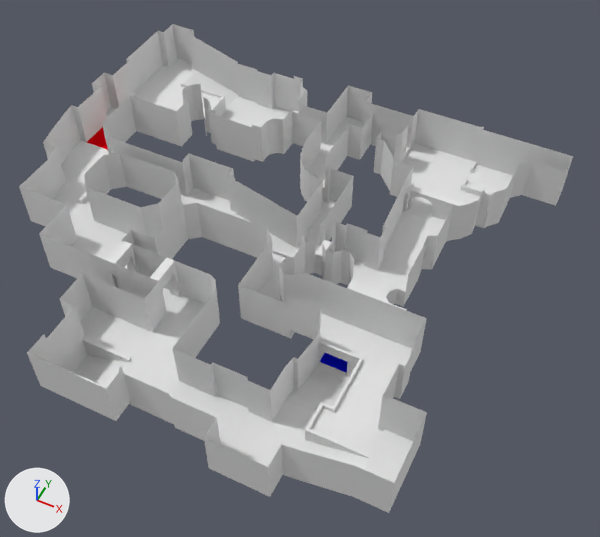
Renders of the Blender file BlendFilesForUnity/Map1.blend from each side of a commit.
Camera for both pictures: a camera (50 mm lens) standing at (112.0, -189.0, 238.0) and looking at (18.0, 0.0, 3.0). The lights are fixed; the arrows at lower left show +X, +Y and +Z.
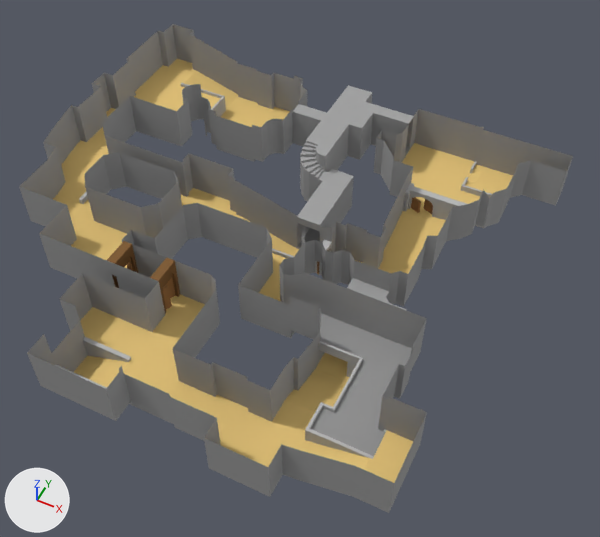
The newer file is also rescaled (x0.739) as a whole; pictures and numbers use the older file's frame.

Pixel boxes [x1, y1, x2, y2] of what changed, in the pictures (600 x 537 px):
```json
{"part": 1, "of": "me_plane_002", "change": "built on", "before": [357, 281, 406, 307], "after": [287, 85, 433, 479]}
{"part": 2, "of": "me_plane_002", "change": "built on", "before": [46, 306, 80, 353], "after": [115, 260, 176, 309]}
{"part": 3, "of": "me_plane_002", "change": "cut back", "after": [105, 136, 112, 154]}
{"part": 4, "of": "me_plane_002", "change": "recoloured", "before": [19, 24, 573, 513], "after": [19, 24, 573, 513]}
{"part": 5, "of": "me_plane_002", "change": "recoloured", "before": [53, 59, 513, 483], "after": [53, 59, 513, 483], "on screen": "white to beige"}
{"part": 6, "of": "me_plane_002", "change": "recoloured", "before": [254, 147, 412, 456], "after": [254, 147, 412, 456], "on screen": "white to grey"}
{"part": 7, "of": "me_plane_002", "change": "recoloured", "before": [55, 83, 492, 459], "after": [55, 83, 492, 459]}
{"part": 8, "of": "me_plane_002", "change": "recoloured", "before": [107, 241, 180, 314], "after": [107, 241, 180, 314], "on screen": "white to brown"}
{"part": 9, "of": "me_plane_002", "change": "recoloured", "before": [320, 353, 348, 373], "after": [320, 353, 348, 373], "on screen": "blue to brown"}
{"part": 10, "of": "me_plane_002", "change": "recoloured", "before": [87, 127, 108, 150], "after": [87, 127, 108, 150], "on screen": "red to brown"}
```

Scene script edits in JSON lines:
```json
{"op": "add", "block": "mat_ground1", "code": ["mat_ground1 = diffuse_material('Ground1')", "mat_ground1.base_color = (0.799, 0.565, 0.202)  # beige #e7c67c"]}
{"op": "add", "block": "mat_walls", "code": ["mat_walls = diffuse_material('Walls')", "mat_walls.base_color = (0.366, 0.366, 0.366)  # grey #a3a3a3"]}
{"op": "add", "block": "mat_wood1", "code": ["mat_wood1 = diffuse_material('Wood1')", "mat_wood1.base_color = (0.352, 0.178, 0.0685)  # brown #a0754a"]}
{"op": "add", "block": "mat_ground2", "code": ["mat_ground2 = diffuse_material('Ground2')", "mat_ground2.base_color = (0.309, 0.309, 0.309)  # grey #979797"]}
{"op": "add", "block": "mat_wood2", "code": ["mat_wood2 = diffuse_material('Wood2')", "mat_wood2.base_color = (0.22, 0.114, 0.0437)  # brown #815f3b"]}
{"op": "add", "block": "mat_brickwall1", "code": ["mat_brickwall1 = diffuse_material('BrickWall1')", "mat_brickwall1.base_color = (0.479, 0.479, 0.479)  # grey #b8b8b8"]}
{"block": "me_plane_002", "where": "# used by ob_plane_001; location = (0.0, 0.0, 0.0); scale = (8.98, 8.98, 8.98)"}
{"op": "remove", "block": "me_plane_002", "code": "me_plane_002.from_pydata(...)  # 2327 vertices, 2102 faces, 1 loose edge; spans x -10.9..10.6, y -9.8..10.0, z -0.6..3.1"}
{"op": "add", "block": "me_plane_002", "code": "me_plane_002.from_pydata(...)  # 2730 vertices, 2547 faces, 1 loose edge; spans x -10.9..10.6, y -9.8..10.0, z -0.6..3.1"}
{"block": "me_plane_002", "change": "me_plane_002 part 1: 2 vertices moved within x 5.8, y 0.3, z 0.5; 2 vertices removed from x 6.1..6.5, y 0.6, z 0.5; 376 vertices added at x -1.9..6.8, y -8.8..10.0, z -0.5..2.9"}
{"block": "me_plane_002", "change": "me_plane_002 part 2: 4 vertices removed from x -3.9, y -8.8..-7.2, z 0.3..2.3; 36 vertices added at x -4.3..-1.8, y -4.6..-3.6, z 0.3..1.6"}
{"block": "me_plane_002", "change": "me_plane_002 part 3: 5 vertices removed from x -9.0..-8.8, y -0.9..1.6, z 0.0; 1 vertex added at x -8.8, y 1.6, z 2.3"}
{"block": "me_plane_002", "change": "me_plane_002 part 4: 538 faces spanning x -10.9..10.6, y -9.8..10.0, z -0.6..3.1 switch from mat_map (white #e7e7e7) to mat_walls (grey #a3a3a3)"}
{"block": "me_plane_002", "change": "me_plane_002 part 5: 747 faces spanning x -10.9..10.6, y -9.8..9.8, z -0.6..1.0 switch from mat_map (white #e7e7e7) to mat_ground1 (beige #e7c67c)"}
{"block": "me_plane_002", "change": "me_plane_002 part 6: 267 faces spanning x -3.9..8.3, y -9.8..10.0, z -0.4..1.0 switch from mat_map (white #e7e7e7) to mat_ground2 (grey #979797)"}
{"block": "me_plane_002", "change": "me_plane_002 part 7: 283 faces spanning x -8.8..8.6, y -9.0..9.5, z -0.6..1.4 switch from mat_map (white #e7e7e7) to mat_brickwall1 (grey #b8b8b8)"}
{"block": "me_plane_002", "change": "me_plane_002 part 8: 98 faces spanning x -4.2..-1.8, y -4.7..-3.5, z 0.3..2.3 switch from mat_map (white #e7e7e7) to mat_wood2 (brown #815f3b)"}
{"block": "me_plane_002", "change": "me_plane_002 part 9: 47 faces spanning x 4.2..6.8, y -3.5..0.0, z -0.5 switch from mat_ct (blue #0015e7) to mat_ground1 (beige #e7c67c)"}
{"block": "me_plane_002", "change": "me_plane_002 part 10: 8 faces spanning x -10.4..-8.8, y 2.0..4.8, z 1.0 switch from mat_t (red #e7000f) to mat_ground1 (beige #e7c67c)"}
{"op": "add", "block": "me_plane_002", "code": "me_plane_002.materials.append(mat_wood1)  # brown #a0754a"}
```
